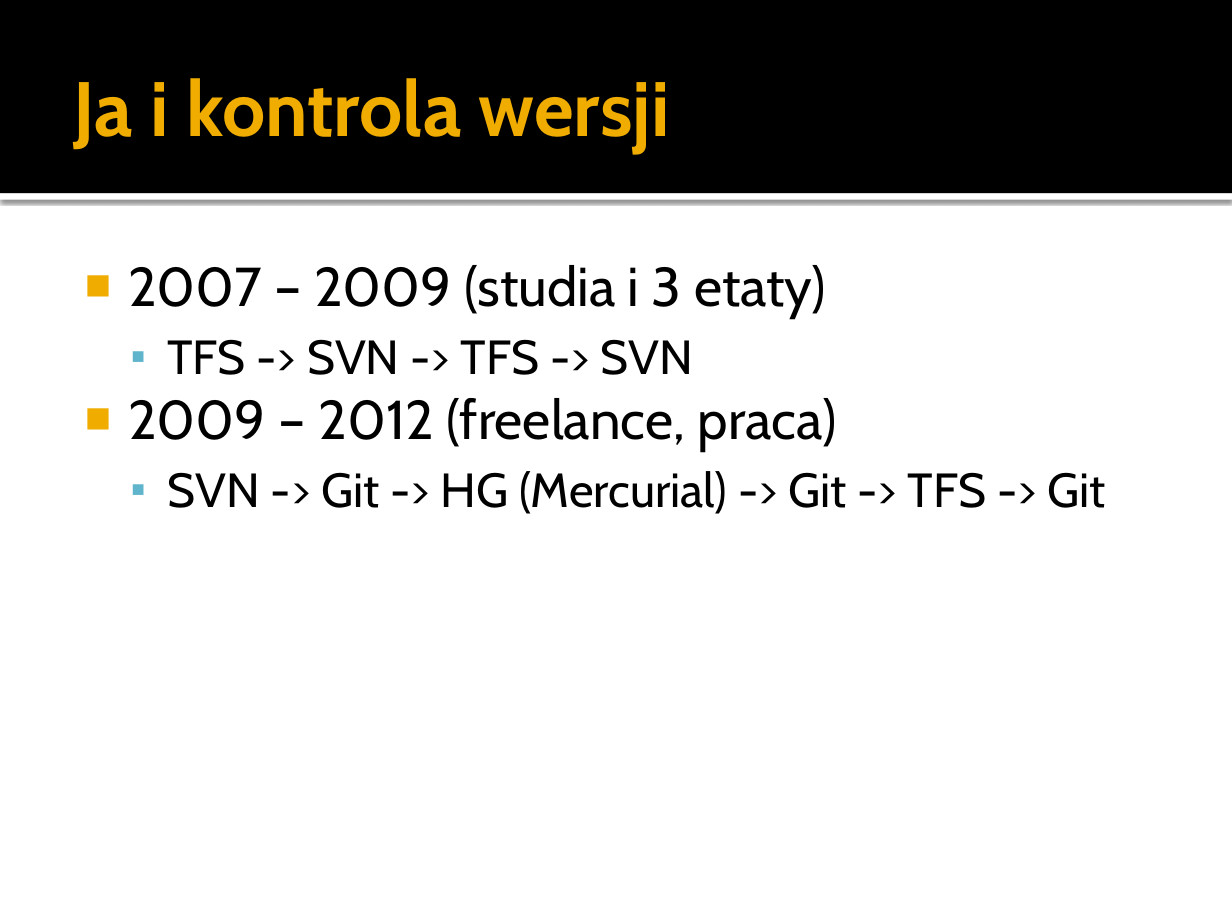
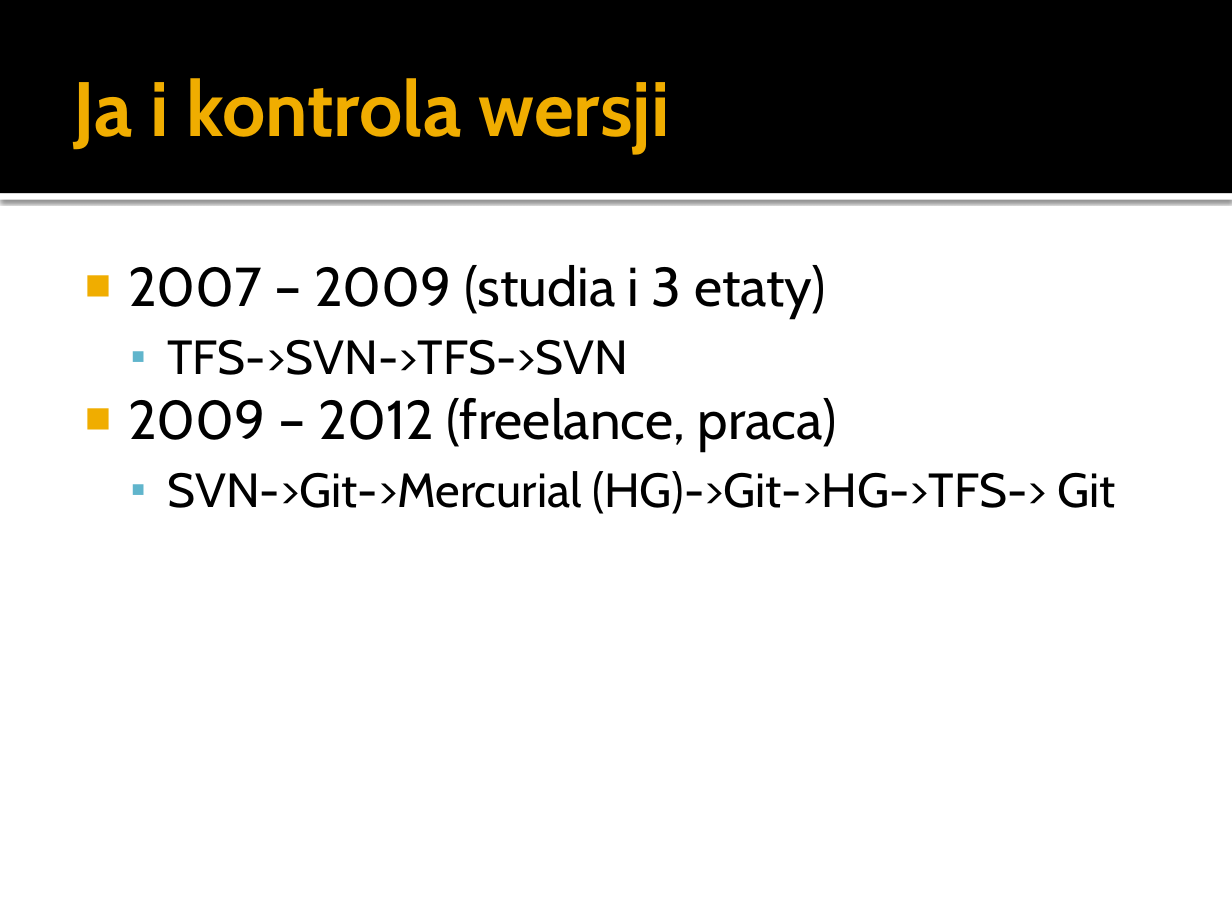
Before and after one commit to maniserowicz/git-talk, a slide deck: slide 4 of pptx/maniserowicz-git.pptx. Drawn at 1232x924 pixels with LibreOffice and Linux fonts; fonts in the diff are those of the drawing. Boxes give left, top, right and bottom in pixels: in the first picture for what was removed or moved away, otherwise in the second. Text is boxed around its words. In the diff, an @@ line names an element or a change of style, - is before the commit and + after.

Commit message:
improved pptx, final changes

```diff
--- a/pptx/maniserowicz-git.pptx
+++ b/pptx/maniserowicz-git.pptx
@@ text at [168, 339, 629, 375]: spaces changed @@
-  ▪ TFS -> SVN -> TFS -> SVN
+  ▪ TFS->SVN->TFS->SVN
@@ text at [168, 471, 1116, 514]: text changed @@
-  ▪ SVN -> Git -> HG (Mercurial) -> Git -> TFS -> Git
+  ▪ SVN->Git->Mercurial (HG)->Git->HG->TFS-> Git
```
Also in this commit, not shown: 5 other slides changed.
